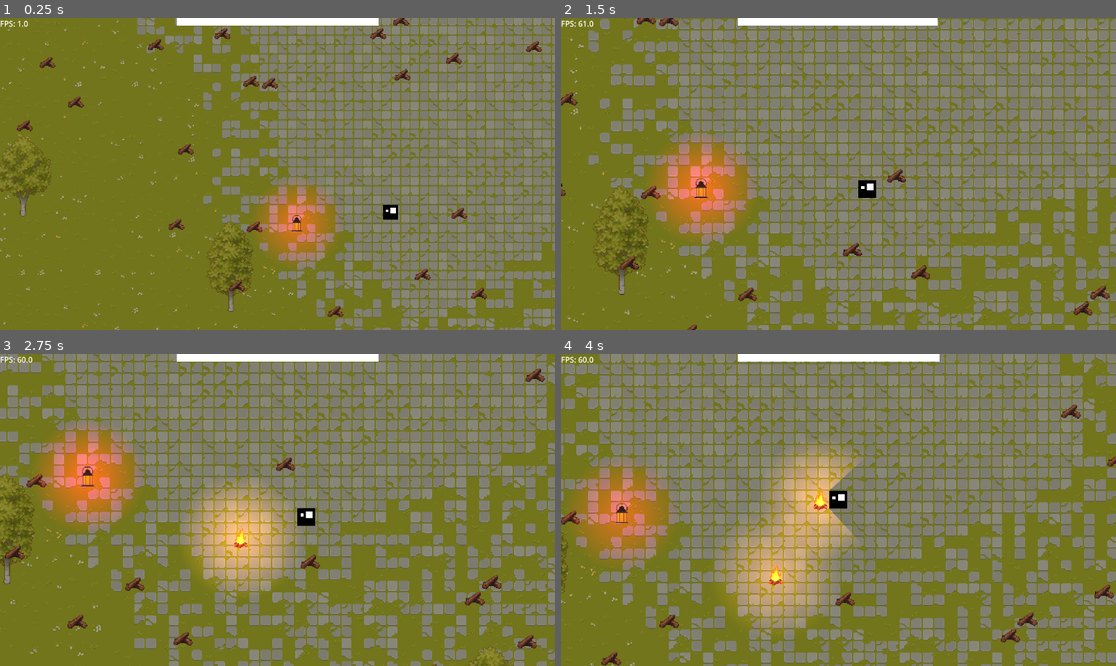
Above: before the commit, frames 1-4 (two rows, left to right).
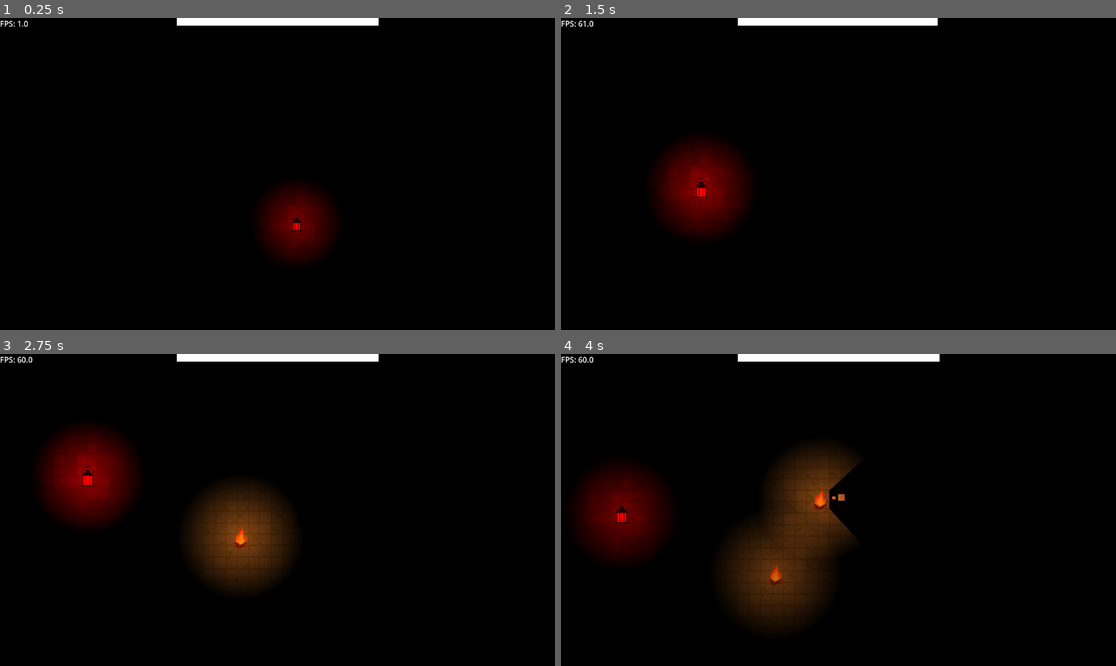
Above: after the commit, the same moments.

Repository: Kunggings/bonfire
Game: Godot game, scene res://scenes/main.tscn
Two runs of this game, one before a commit and one after it. Both use one fixed random seed, a clock stepped at 60 frames per second and the inputs below.
Inputs:
- Up to frame 1 (0.25 s): no input
- Up to frame 2 (1.5 s): hold D (right) 0.53-1.28 s; hold Space (Hold) 0.53-1.28 s; hold S (down) from 1.28 s (still down); tap Space (Hold) at 1.35 s
- Up to frame 3 (2.75 s): release S (down) at 2.03 s; hold D (right) from 2.03 s (still down); hold Space (Hold) from 2.03 s (still down)
- Up to frame 4 (4 s): release D (right) at 2.78 s; release Space (Hold) at 2.78 s; hold W (up) 2.78-3.53 s; tap Space (Hold) at 2.85 s; hold A (left) from 3.53 s (still down); hold Space (Hold) from 3.53 s (still down)

The runs differ from the first frame. In frame 1, 99% of the frame differs, in the area x 0-100%, y 0-100%; in frame 2, 99%; in frame 3, 99%; in frame 4, 99%.

Commit message:
Audio Files

Diff:
--- a/scenes/main.tscn
+++ b/scenes/main.tscn
@@ -64,7 +64,6 @@
 tile_set = ExtResource("6_ya4ey")
 
 [node name="CanvasModulate" type="CanvasModulate" parent="."]
-visible = false
 color = Color(0, 0, 0, 1)
 
 [node name="Bonfires" type="Node" parent="."]
--- a/scenes/prefabs/bonfire.tscn
+++ b/scenes/prefabs/bonfire.tscn
@@ -1,8 +1,10 @@
-[gd_scene load_steps=6 format=3 uid="uid://23w0l2ox22f4"]
+[gd_scene load_steps=8 format=3 uid="uid://23w0l2ox22f4"]
 
 [ext_resource type="Script" uid="uid://b8yvnqi01y1p0" path="res://scripts/bonfire.gd" id="1_7cyym"]
 [ext_resource type="Texture2D" uid="uid://7twogww0m64t" path="res://textures/bonfire_empty.png" id="2_wfoe5"]
 [ext_resource type="Texture2D" uid="uid://bnw53el0pouln" path="res://textures/Light.tres" id="3_iyjrp"]
+[ext_resource type="AudioStream" uid="uid://b5i8nsn5y0oj7" path="res://audio/Bonfire/Lit.wav" id="4_m8cxp"]
+[ext_resource type="AudioStream" uid="uid://bk048vptqhid" path="res://audio/Bonfire/Bonfire.wav" id="5_hfgp3"]
 
 [sub_resource type="CircleShape2D" id="CircleShape2D_5vw27"]
 
@@ -37,4 +39,10 @@
 [node name="CollisionShape2D2" type="CollisionShape2D" parent="StaticBody2D"]
 shape = SubResource("CircleShape2D_rrxl2")
 
+[node name="BonfireLitSound" type="AudioStreamPlayer2D" parent="."]
+stream = ExtResource("4_m8cxp")
+
+[node name="BonfireSound" type="AudioStreamPlayer2D" parent="."]
+stream = ExtResource("5_hfgp3")
+
 [connection signal="body_entered" from="." to="." method="_on_body_entered"]
Not shown, added: audio/Bonfire/Bonfire.wav.import
Not shown, added: audio/Bonfire/Lit.wav.import
Not shown, added: audio/Bonfire/Bonfire.wav
Not shown, added: audio/Bonfire/Lit.wav
